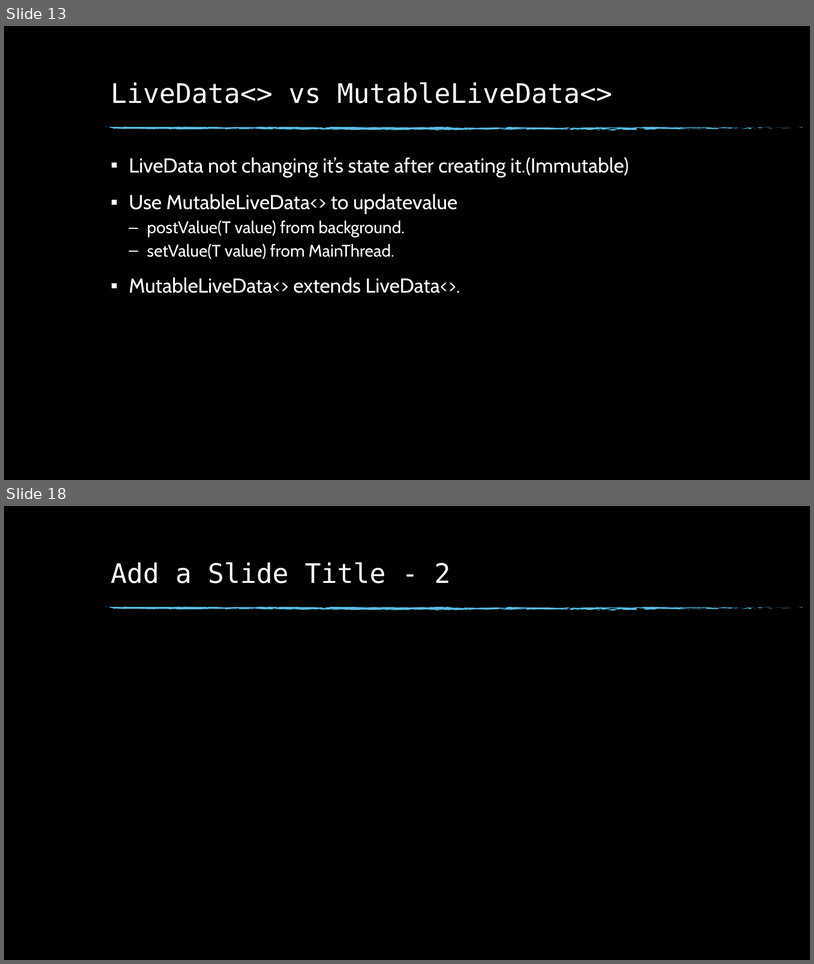
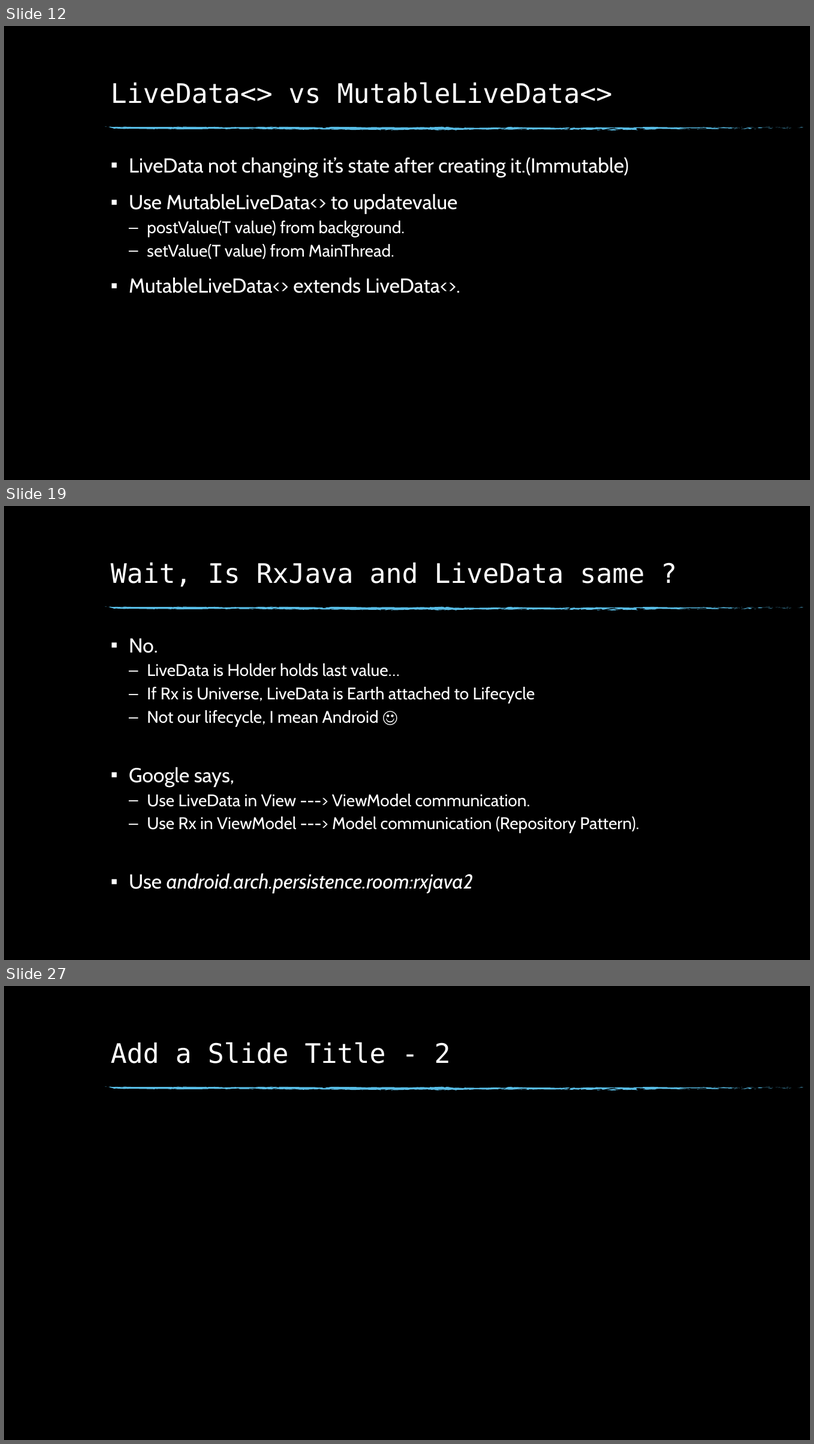
Before and after one commit to sanathe06/meetup2018-02-22, a slide deck: Android Architecture Components.pptx. Shown one above the other, each under a label of ours: slides 13 and 18 before the commit, slides 12, 19 and 27 after it; the slides between them are not shown. The pictures are 814x964 and 814x1444 pixels, drawn with LibreOffice and Linux fonts; fonts in the diff are those of the drawing; background and template pictures are left out. Boxes give left, top, right and bottom in pixels: in the first picture for what was removed or moved away, otherwise in the second. Text is boxed around its words. In the diff, an @@ line names an element or a change of style, - is before the commit and + after.

Commit message:
room example done ppt updated up-to view model

```diff
--- a/Android Architecture Components.pptx
+++ b/Android Architecture Components.pptx
@@ slide 19 added at (4,506,810,960), background picture (left out); not listed: 74 template elements that a slide beside it also shows @@
@@ title added at (111,562,645,587), 32 pt, text #FFFFFF @@
+Wait, Is RxJava and LiveData same ?
@@ text added at (129,638,639,893), 20 pt, text #FFFFFF @@
+▪ No.
+  – LiveData is Holder holds last value…
+  – If Rx is Universe, LiveData is Earth attached to Lifecycle
+  – Not our lifecycle, I mean Android ☺
+▪ Google says,
+  – Use LiveData in View ---> ViewModel communication.
+  – Use Rx in ViewModel ---> Model communication (Repository Pattern).
+▪ Use android.arch.persistence.room:rxjava2
@@ what was slide 13 is now slide 12 @@
@@ what was slide 18 is now slide 27 @@
```
Also in this commit, not shown: 4 slides changed, 11 other slides added, 3 slides removed, 22 other files.
